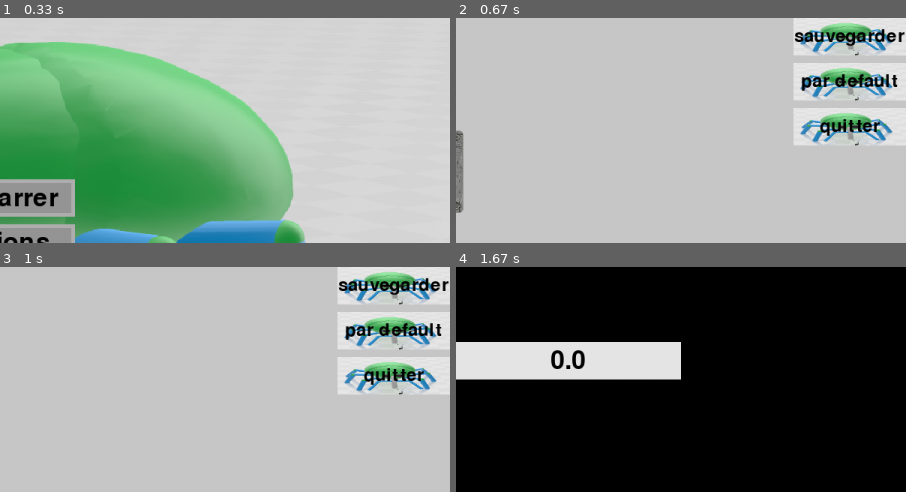
Above: before the commit, frames 1-4 (two rows, left to right).
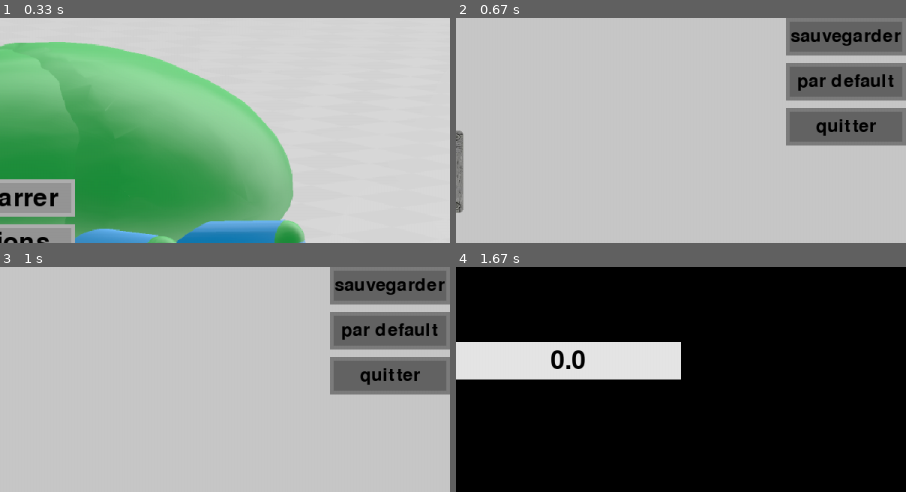
Above: after the commit, the same moments.

Repository: artieur262/Roborancon
Game: pygame game, started from main.py
Two runs of this game, one before a commit and one after it. Both use one fixed random seed, a clock stepped at 60 frames per second and the inputs below.
Inputs (mouse positions are % of the whole screen's width and height, from its top left):
- Up to frame 1 (0.33 s): no input
- Up to frame 2 (0.67 s): click (50, 50) at 0.38 s
- Up to frame 3 (1 s): press the mouse at (39, 6) at 0.7 s; move the mouse to (27, 42) at 0.8 s; release the mouse at (15, 79) at 0.93 s
- Up to frame 4 (1.67 s): press the mouse at (93, 24) at 1.03 s; move the mouse to (79, 30) at 1.13 s; release the mouse at (66, 36) at 1.27 s; press the mouse at (50, 40) at 1.37 s; move the mouse to (33, 40) at 1.47 s; release the mouse at (16, 40) at 1.6 s
The pictures show only the part of the screen within x 50-100%, y 0-50%; the shares and areas given below are measured in that part.

Frame 1 is identical in both runs. In frame 2, 13% of the frame differs, in the area x 73-100%, y 0-57%; in frame 3, 13%; in frame 4, nothing differs.

Commit message:
modification de texures pour les bouton save, reset et quitter dans les options

Diff:
--- a/interface/menu_option.py
+++ b/interface/menu_option.py
@@ -102,9 +102,12 @@
             ),
             (
                 "all",
-                ["textures/charançon.png", "textures/charançon2.png"],
+                [
+                    assembleur.cadre((160, 50), (125, 125, 125), i, 5)
+                    for i in ((100, 100, 100), (150, 150, 150))
+                ],
                 (0, 0),
-                [150, 50],
+                [160, 50],
                 self.bouton_langue[self.menu_langue][2],
                 (0, 0, 0),
                 pygame.font.Font(None, 35),
@@ -112,9 +115,12 @@
             ),
             (
                 "all",
-                ["textures/charançon.png", "textures/charançon2.png"],
+                [
+                    assembleur.cadre((160, 50), (125, 125, 125), i, 5)
+                    for i in ((100, 100, 100), (150, 150, 150))
+                ],
                 [0, 50],
-                (150, 50),
+                (160, 50),
                 self.bouton_langue[self.menu_langue][3],
                 (0, 0, 0),
                 pygame.font.Font(None, 35),
@@ -122,9 +128,12 @@
             ),
             (
                 "all",
-                ["textures/charançon.png", "textures/charançon2.png"],
+                [
+                    assembleur.cadre((160, 50), (125, 125, 125), i, 5)
+                    for i in ((100, 100, 100), (150, 150, 150))
+                ],
                 [0, 100],
-                (150, 50),
+                (160, 50),
                 self.bouton_langue[self.menu_langue][4],
                 (0, 0, 0),
                 pygame.font.Font(None, 35),
@@ -184,11 +193,11 @@
     def actualise_dimention(self):
         for bouton in self.bouton["all"]:
             if bouton.data[1] == "save":
-                bouton.set_pos((screen.get_width() - 150, 0))
+                bouton.set_pos((screen.get_width() - 160, 0))
             elif bouton.data[1] == "reset":
-                bouton.set_pos((screen.get_width() - 150, 60))
+                bouton.set_pos((screen.get_width() - 160, 60))
             elif bouton.data[1] == "quitter":
-                bouton.set_pos((screen.get_width() - 150, 120))
+                bouton.set_pos((screen.get_width() - 160, 120))
 
     def actualise_bouton(self):
         """actualise les boutons"""
